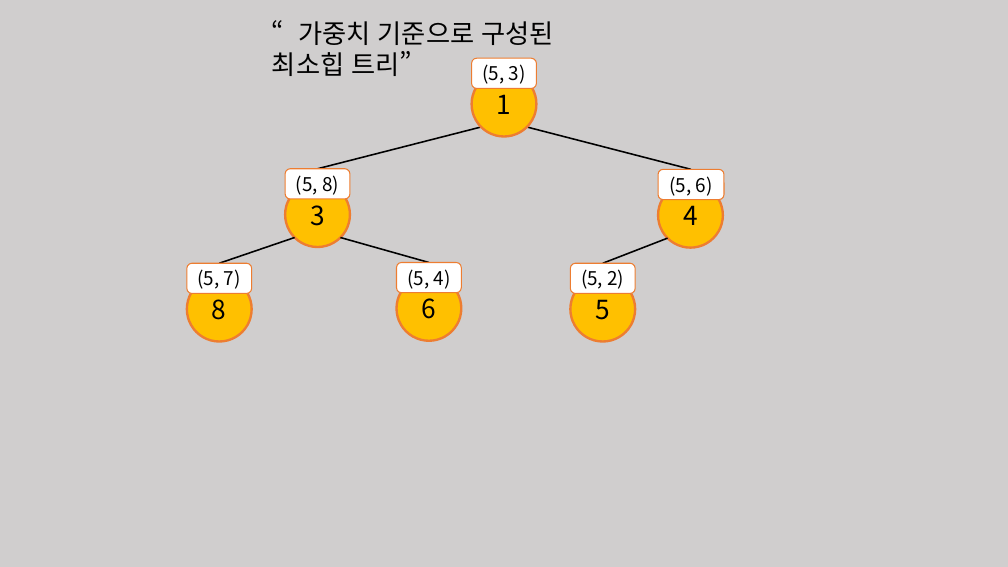
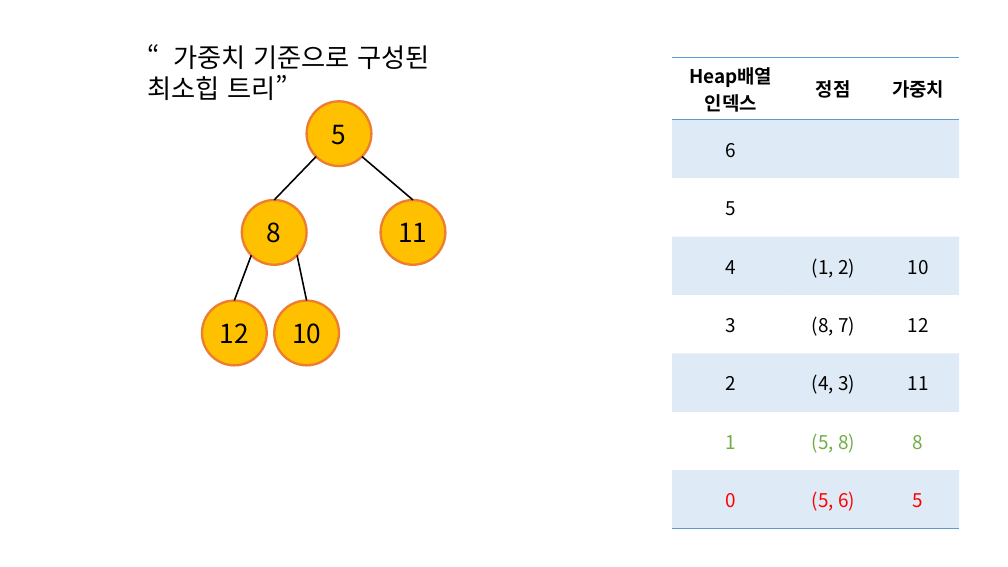
Before and after one commit to comedu20/graph_algorithm, a slide deck: slide 19 of 예제 5_5번/프리젠테이션3.pptx (slide 12 before the commit). Drawn at 1008x567 pixels with LibreOffice and Linux fonts; fonts in the diff are those of the drawing. Boxes give left, top, right and bottom in pixels: in the first picture for what was removed or moved away, otherwise in the second. Text is boxed around its words. In the diff, an @@ line names an element or a change of style, - is before the commit and + after.

```diff
--- a/예제 5_5번/프리젠테이션3.pptx
+++ b/예제 5_5번/프리젠테이션3.pptx
@@ background #D0CECE to #FFFFFF @@
@@ text "“가중치 기준으로 구성된 최소힙 트리”": place and size @@
-text "“가중치 기준으로 구성된 최소힙 트리”" at <box>272,21,554,76</box>
+text "“가중치 기준으로 구성된 최소힙 트리”" at <box>147,45,429,100</box>
@@ rounded rectangle removed at <box>472,58,537,88</box> @@
-(5, 3)
@@ table added at <box>672,57,959,521</box>, 8 rows, 3 columns @@
+Heap배열 / 인덱스 | 정점 | 가중치
+6 |  | 
+5 |  | 
+4 | (1, 2) | 10
+3 | (8, 7) | 12
+2 | (4, 3) | 11
+1 | (5, 8) | 8
+0 | (5, 6) | 5
@@ ellipse removed at <box>472,72,537,137</box> @@
-1
@@ ellipse "5": place and size @@
-ellipse "5" at <box>570,277,635,342</box>
+ellipse "5" at <box>307,101,372,166</box>
@@ line removed from (527, 127) to (691, 169) @@
@@ line added from (316, 157) to (274, 200), #000000 1.5 pt @@
@@ rounded rectangle removed at <box>285,169,350,199</box> @@
-(5, 8)
@@ line moved from (481, 127) - (318, 169) to (362, 157) - (413, 200) @@
@@ rounded rectangle removed at <box>658,169,724,200</box> @@
-(5, 6)
@@ ellipse "8": place and size @@
-ellipse "8" at <box>187,277,252,342</box>
+ellipse "8" at <box>242,200,307,265</box>
@@ ellipse removed at <box>285,182,350,247</box> @@
-3
@@ ellipse added at <box>380,200,445,265</box>, fill #FFC000, outline #ED7D31 2.25 pt, 25 pt, text #000000 @@
+11
@@ ellipse removed at <box>658,183,723,248</box> @@
-4
@@ line removed from (340, 237) to (429, 262) @@
@@ line removed from (668, 238) to (603, 263) @@
@@ rounded rectangle removed at <box>187,263,252,293</box> @@
-(5, 7)
@@ line moved from (295, 237) - (219, 263) to (251, 256) - (234, 301) @@
@@ line added from (297, 256) to (307, 301), #000000 1.5 pt @@
@@ rounded rectangle removed at <box>397,262,462,293</box> @@
-(5, 4)
@@ rounded rectangle removed at <box>570,263,635,293</box> @@
-(5, 2)
@@ ellipse removed at <box>397,276,462,341</box> @@
-6
@@ ellipse added at <box>202,301,267,366</box>, fill #FFC000, outline #ED7D31 2.25 pt, 25 pt, text #000000 @@
+12
@@ ellipse added at <box>274,301,340,366</box>, fill #FFC000, outline #ED7D31 2.25 pt, 25 pt, text #000000 @@
+10
```
Also in this commit, not shown: 26 other slides changed, 1 slide added, 1 slide removed, 38 other files.
